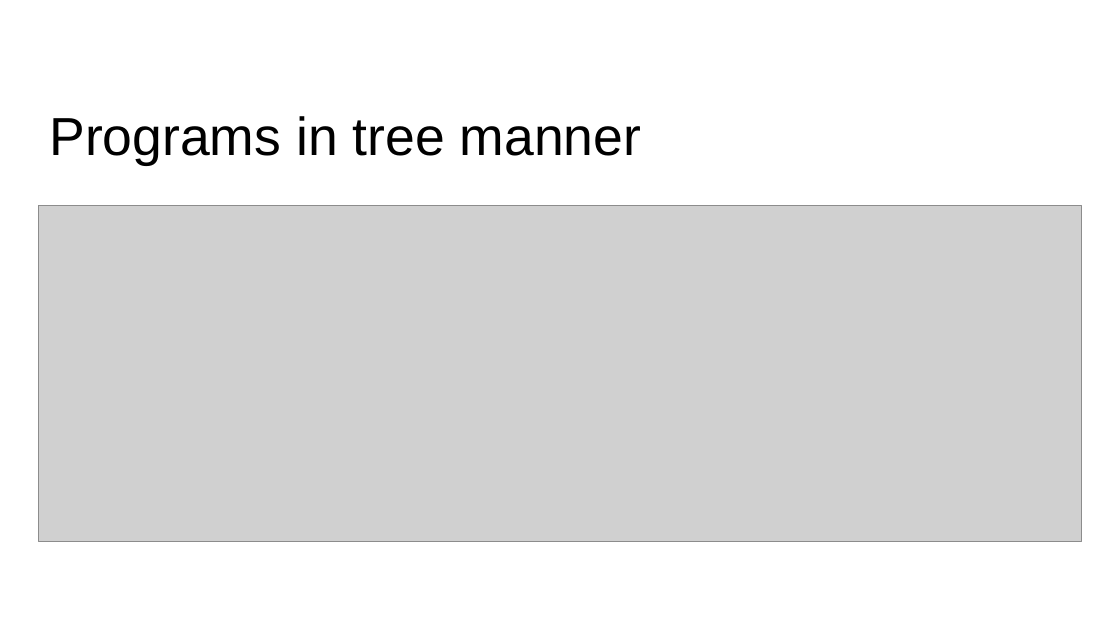
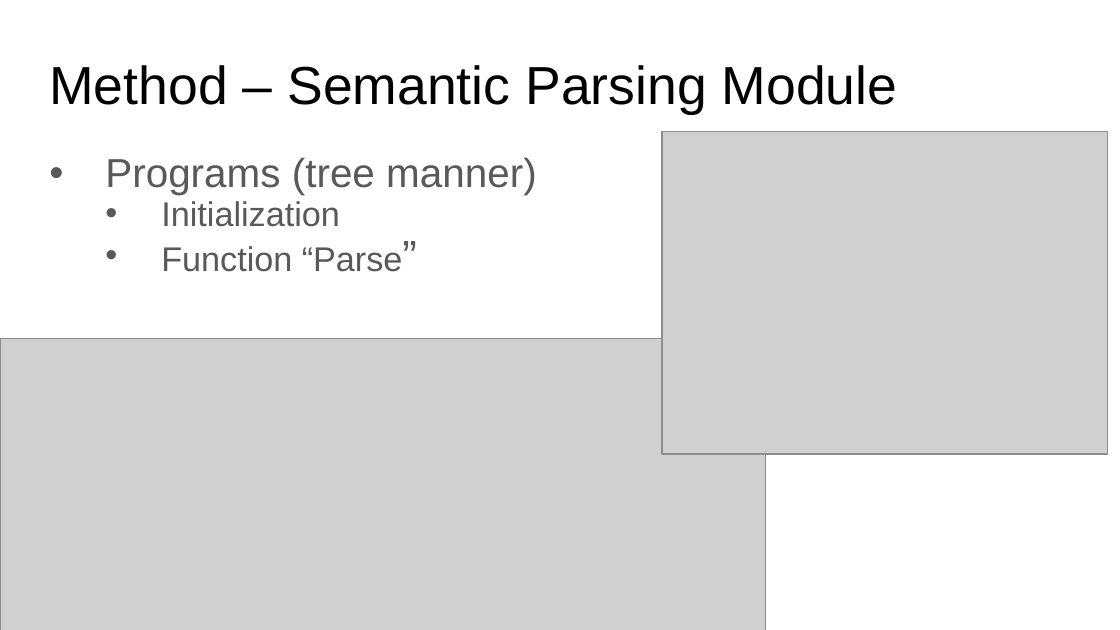
Before and after one commit to paul-tian/ITSEG-System-Engineering, a slide deck: slide 10 of Jiaohong_Yao/1/NS-CL.pptx (slide 7 before the commit). Drawn at 1120x630 pixels with LibreOffice and Linux fonts; fonts in the diff are those of the drawing; grey boxes stand for pictures. Boxes give left, top, right and bottom in pixels: in the first picture for what was removed or moved away, otherwise in the second. Text is boxed around its words. In the diff, an @@ line names an element or a change of style, - is before the commit and + after.

```diff
--- a/Jiaohong_Yao/1/NS-CL.pptx
+++ b/Jiaohong_Yao/1/NS-CL.pptx
@@ title at [49, 65, 898, 114]: text changed @@
-Programs in tree manner
+Method – Semantic Parsing Module
@@ picture added at [662, 131, 1108, 454] @@
@@ subtitle added at [105, 157, 537, 272], 22 pt, text #595959 @@
+• Programs (tree manner)
+  • Initialization
+  • Function “Parse”
@@ picture: place and size @@
-picture at [38, 205, 1082, 541]
+picture at [0, 339, 766, 630]
```
Also in this commit, not shown: 5 other slides changed, 22 slides added, 12 slides removed, 1 other file.
